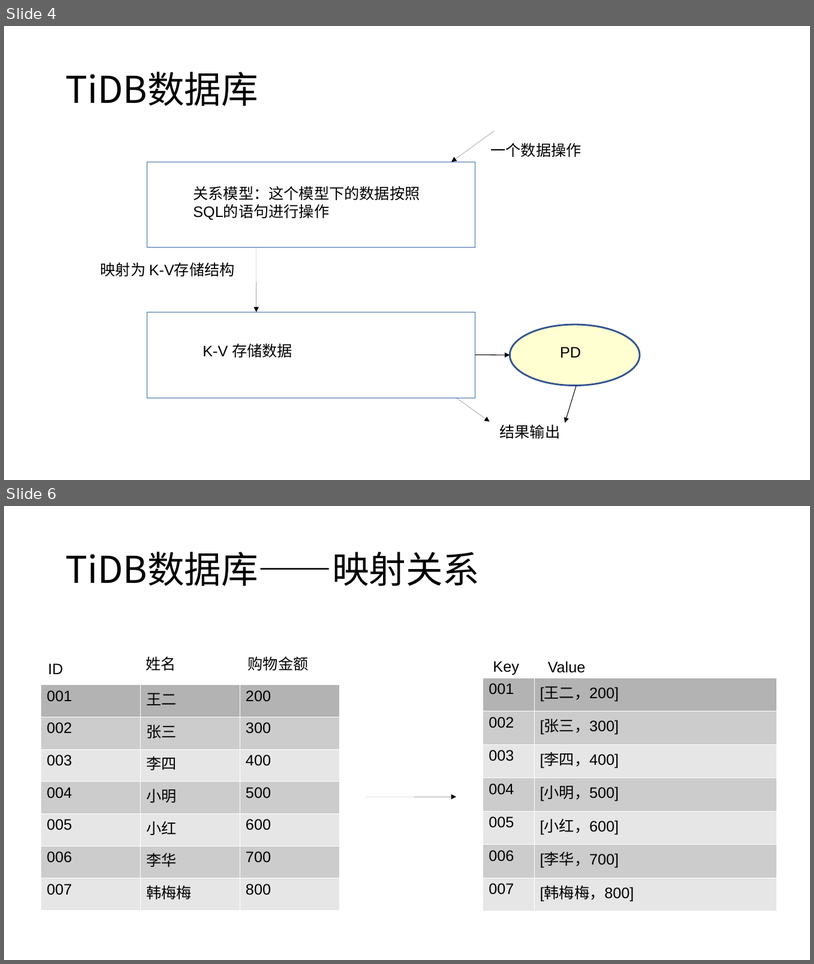
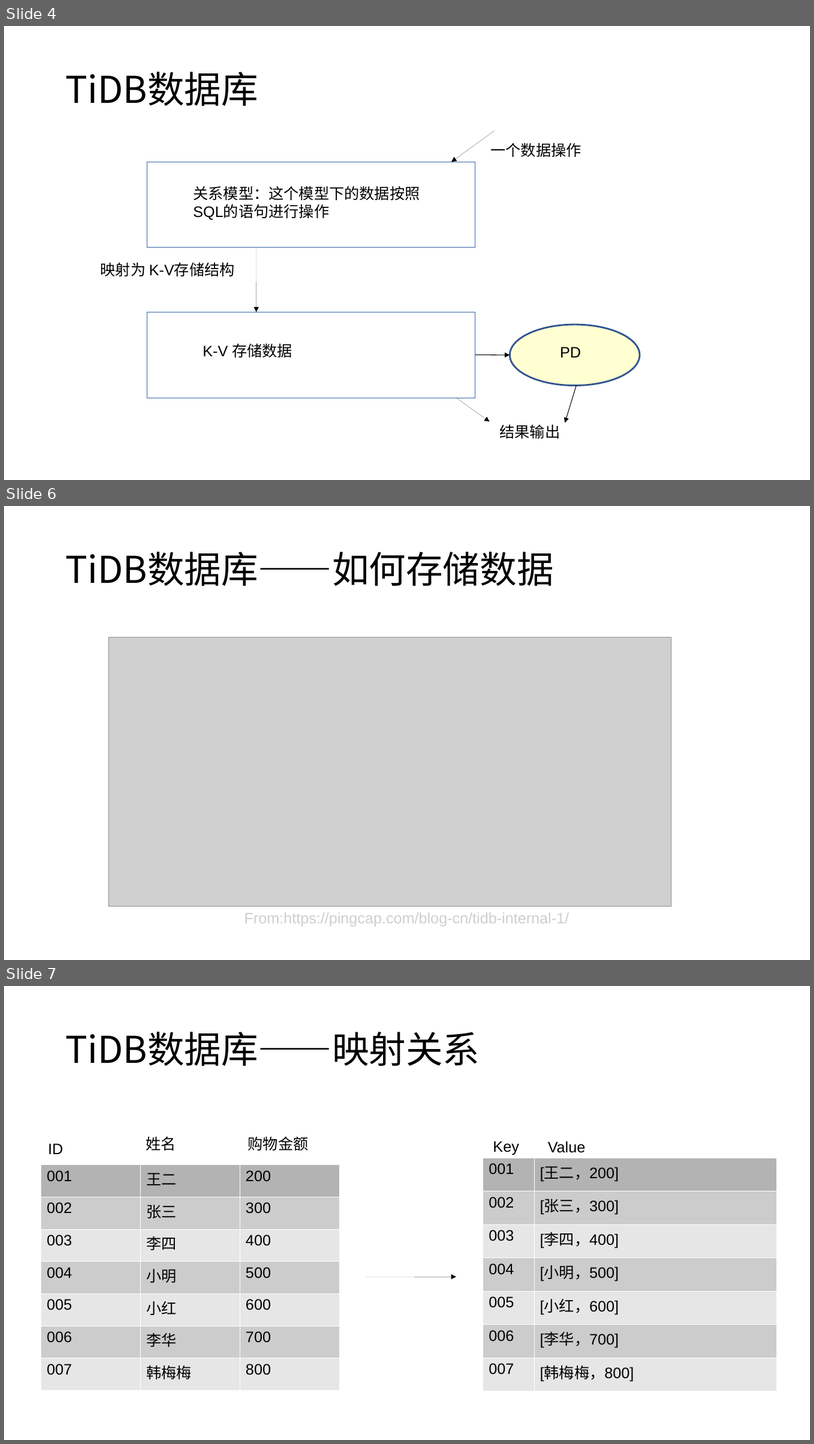
Before and after one commit to Doris404/Study-paper-channel, a slide deck: Chai' project/study material/notes/TiDB项目.pptx. Shown one above the other, each under a label of ours: slides 4 and 6 before the commit, slides 4, 6 and 7 after it; the slides between them are not shown. The pictures are 814x964 and 814x1444 pixels, drawn with LibreOffice and Linux fonts; fonts in the diff are those of the drawing; grey boxes stand for pictures. Boxes give left, top, right and bottom in pixels: in the first picture for what was removed or moved away, otherwise in the second. Text is boxed around its words. In the diff, an @@ line names an element or a change of style, - is before the commit and + after.

```diff
--- a/Chai' project/study material/notes/TiDB项目.pptx
+++ b/Chai' project/study material/notes/TiDB项目.pptx
@@ slide 6 added at <box>4,506,810,960</box>, background #FFFFFF @@
@@ text added at <box>65,552,554,586</box>, 44 pt, text #000000 @@
+TiDB数据库——如何存储数据
@@ picture added at <box>108,637,672,906</box> @@
@@ text added at <box>245,912,570,926</box>, 18 pt, text #D0CECE @@
+From:https://pingcap.com/blog-cn/tidb-internal-1/
@@ what was slide 6 is now slide 7 @@
```
Also in this commit, not shown: 1 slide changed, 12 other files.
